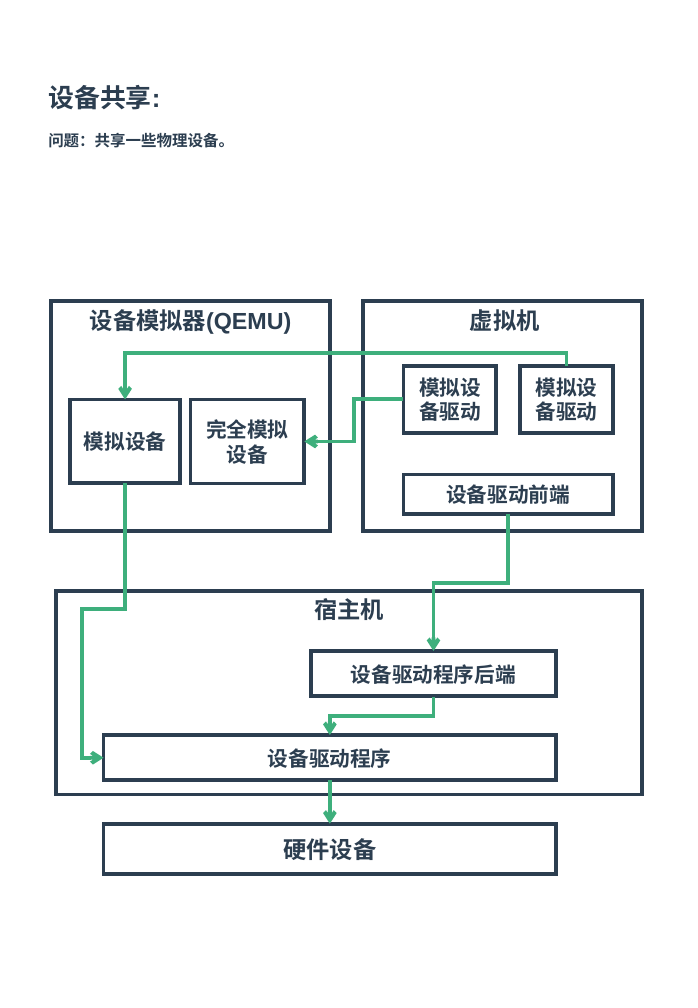
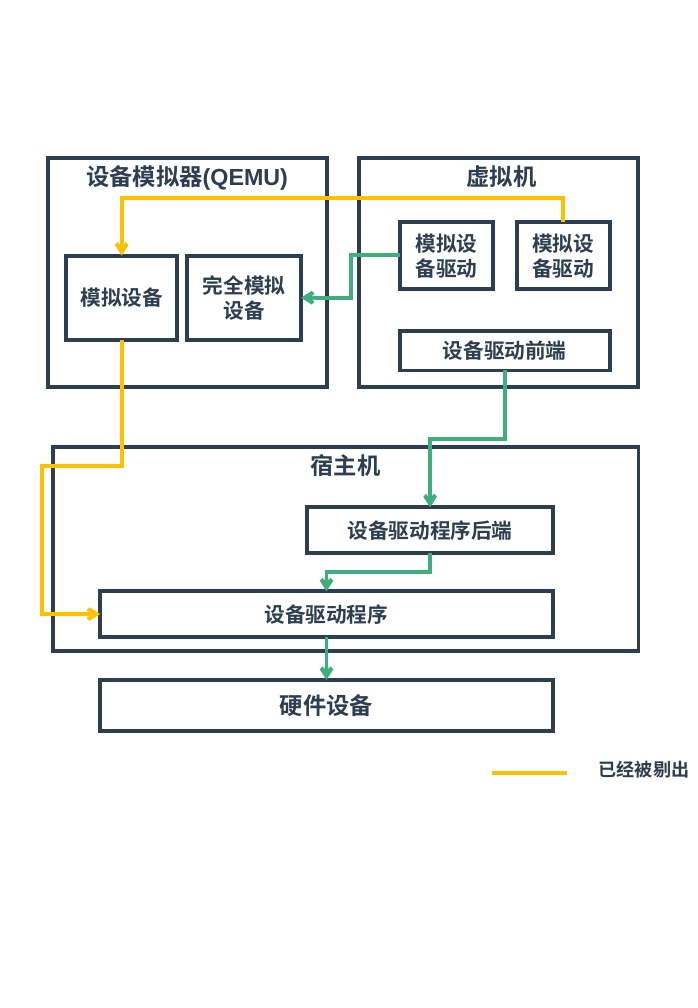
Before and after one commit to zaiqiang-dong/zaiqiang, a slide deck: slide 45 of picture/vitrualization/vitrualization.pptx (slide 18 before the commit). Drawn at 698x1008 pixels with LibreOffice and Linux fonts; fonts in the diff are those of the drawing. Boxes give left, top, right and bottom in pixels: in the first picture for what was removed or moved away, otherwise in the second. Text is boxed around its words. In the diff, an @@ line names an element or a change of style, - is before the commit and + after.

```diff
--- a/picture/vitrualization/vitrualization.pptx
+++ b/picture/vitrualization/vitrualization.pptx
@@ text removed at <box>48,85,234,148</box> @@
-设备共享:
-问题：共享一些物理设备。
@@ elbow arrow moved from (567, 366) - (125, 399) to (563, 221) - (122, 256) @@
@@ elbow arrow (563, 221) - (122, 256): stroke #3EAF7C 3 pt to #FFC000 3 pt @@
@@ elbow arrow added from (122, 340) to (101, 614), #FFC000 3 pt @@
@@ 9 rectangles, 2 elbow arrows: place and size @@
-9 rectangles, 2 elbow arrows at <box>51,302,642,795</box>
+9 rectangles, 2 elbow arrows at <box>47,157,639,651</box>
@@ elbow arrow removed from (125, 483) to (103, 758) @@
@@ 2 rectangles, 1 elbow arrow, 1 arrow: place and size @@
-2 rectangles, 1 elbow arrow, 1 arrow at <box>103,696,556,874</box>
+2 rectangles, 1 elbow arrow, 1 arrow at <box>101,553,553,731</box>
@@ line added from (491, 772) to (567, 772), #FFC000 3 pt @@
@@ text added at <box>599,760,690,778</box>, 14 pt, text #2C3E50, bold @@
+已经被剔出
```
Also in this commit, not shown: 11 other slides changed, 21 slides added, 9 slides removed, 14 other files.
